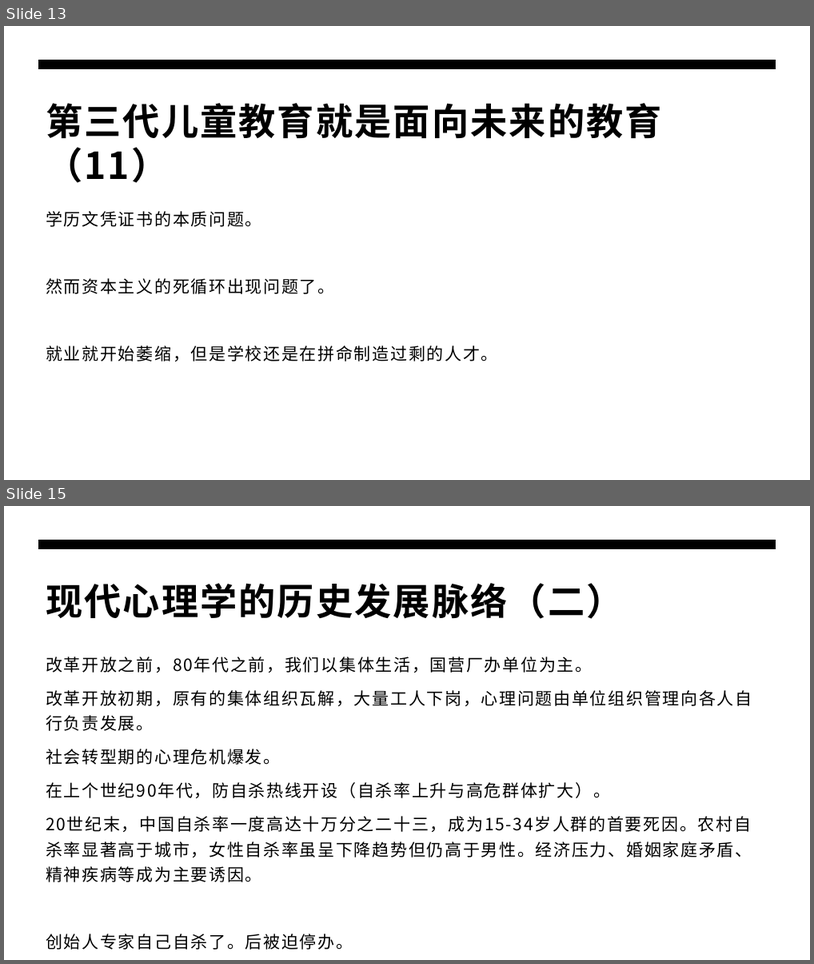
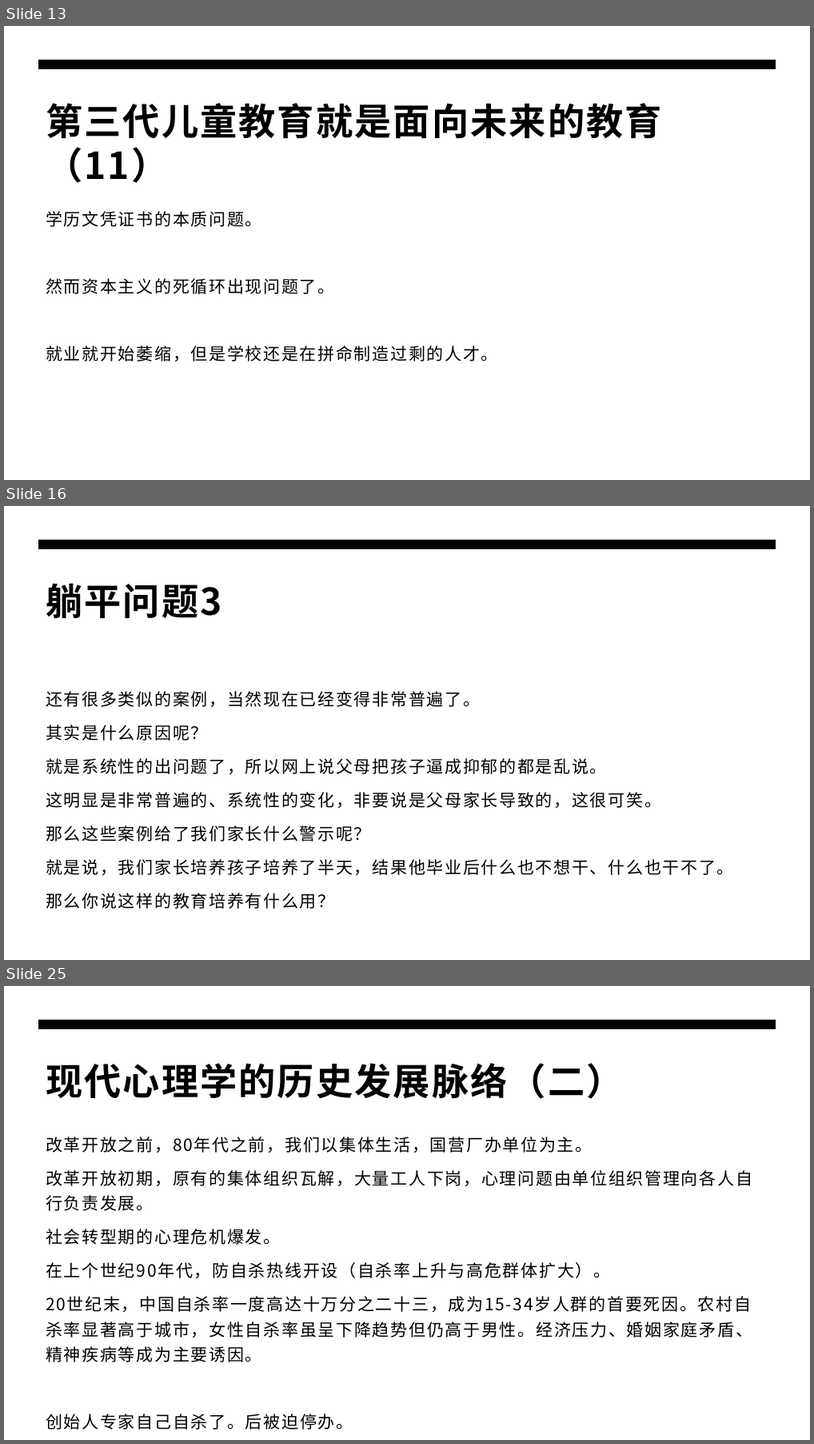
Before and after one commit to panxibei/writing, a slide deck: 44_心理学/24_浥尘伙伴社团原创：浥尘智慧家长课堂/AI时代高智慧家长私教课/父母公开课/父母公开课.pptx. Shown one above the other, each under a label of ours: slides 13 and 15 before the commit, slides 13, 16 and 25 after it; the slides between them are not shown. The pictures are 814x964 and 814x1444 pixels, drawn with LibreOffice and Linux fonts; fonts in the diff are those of the drawing. Boxes give left, top, right and bottom in pixels: in the first picture for what was removed or moved away, otherwise in the second. Text is boxed around its words. In the diff, an @@ line names an element or a change of style, - is before the commit and + after.

```diff
--- a/44_心理学/24_浥尘伙伴社团原创：浥尘智慧家长课堂/AI时代高智慧家长私教课/父母公开课/父母公开课.pptx
+++ b/44_心理学/24_浥尘伙伴社团原创：浥尘智慧家长课堂/AI时代高智慧家长私教课/父母公开课/父母公开课.pptx
@@ slide 16 added at box(4, 506, 810, 960), background #FFFFFF; not listed: 1 template element that a slide beside it also shows @@
@@ title added at box(46, 583, 222, 618), 44 pt, text #000000, bold @@
+躺平问题3
@@ text added at box(46, 691, 734, 908), 20 pt, text #000000 @@
+还有很多类似的案例，当然现在已经变得非常普遍了。
+其实是什么原因呢？
+就是系统性的出问题了，所以网上说父母把孩子逼成抑郁的都是乱说。
+这明显是非常普遍的、系统性的变化，非要说是父母家长导致的，这很可笑。
+那么这些案例给了我们家长什么警示呢？
+就是说，我们家长培养孩子培养了半天，结果他毕业后什么也不想干、什么也干不了。
+那么你说这样的教育培养有什么用？
@@ what was slide 15 is now slide 25 @@
```
Also in this commit, not shown: 1 slide changed, 9 other slides added.
